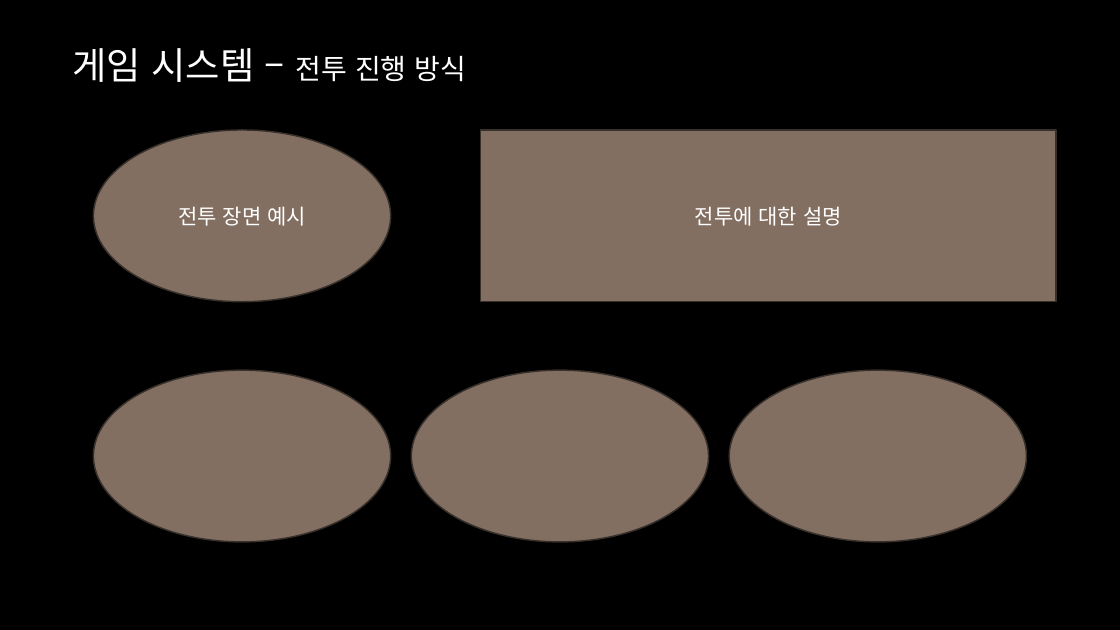
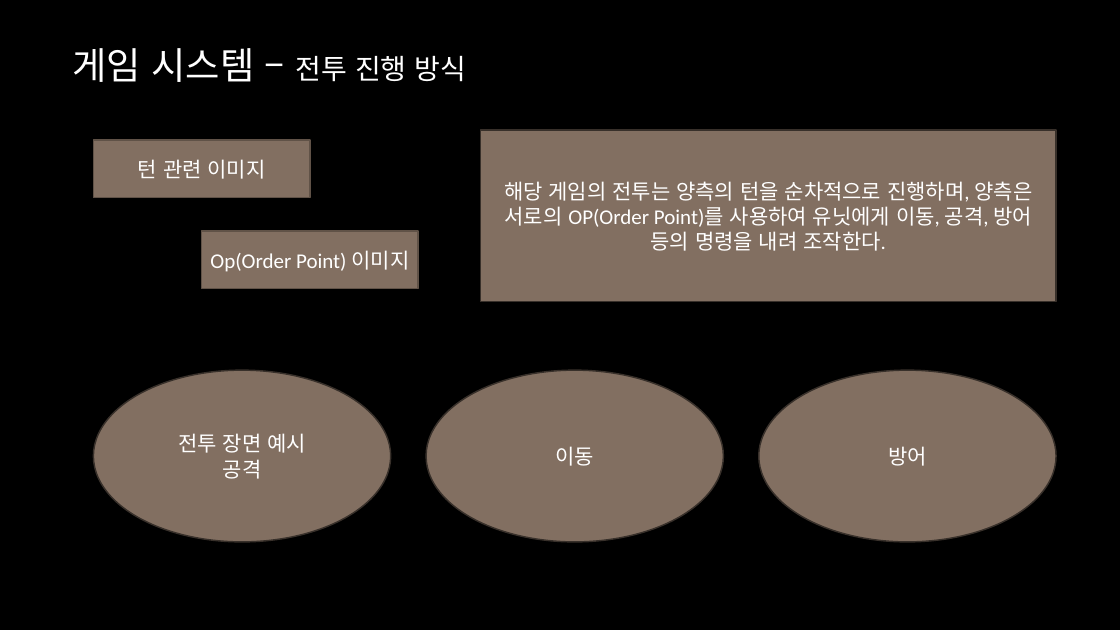
Before and after one commit to yjk0401/unityenginebasic_9th, a slide deck: slide 3 of 기획/SRPG/Srpg 기획서.pptx. Drawn at 1120x630 pixels with LibreOffice and Linux fonts; fonts in the diff are those of the drawing; background and template pictures are left out. Boxes give left, top, right and bottom in pixels: in the first picture for what was removed or moved away, otherwise in the second. Text is boxed around its words. In the diff, an @@ line names an element or a change of style, - is before the commit and + after.

```diff
--- a/기획/SRPG/Srpg 기획서.pptx
+++ b/기획/SRPG/Srpg 기획서.pptx
@@ rectangle added at (x1=93, y1=140, x2=310, y2=198), fill #826F61, outline #605248 1.25 pt, 18 pt, text #FFFFFF @@
+턴 관련 이미지
@@ text in rectangle at (x1=504, y1=181, x2=1032, y2=251): text changed @@
-전투에 대한 설명
+해당 게임의 전투는 양측의 턴을 순차적으로 진행하며, 양측은 서로의 OP(Order Point)를 사용하여 유닛에게 이동, 공격, 방어 등의 명령을 내려 조작한다.
@@ rectangle added at (x1=202, y1=231, x2=418, y2=289), fill #826F61, outline #605248 1.25 pt, 18 pt, text #FFFFFF @@
+Op(Order Point) 이미지
@@ ellipse "전투 장면 예시" moved from (x1=93, y1=130, x2=391, y2=302) to (x1=93, y1=371, x2=391, y2=542) @@
@@ ellipse removed at (x1=93, y1=371, x2=391, y2=542) @@
@@ ellipse "이동" moved from (x1=412, y1=371, x2=709, y2=542) to (x1=426, y1=371, x2=723, y2=542) @@
@@ ellipse removed at (x1=729, y1=371, x2=1027, y2=542) @@
@@ ellipse added at (x1=759, y1=371, x2=1056, y2=542), fill #826F61, outline #39312B 1.25 pt, 18 pt, text #FFFFFF @@
+방어
@@ text in ellipse at (x1=555, y1=446, x2=594, y2=466): text added @@
+이동
@@ text in ellipse at (x1=223, y1=459, x2=262, y2=479): paragraph added @@
+공격
```
Also in this commit, not shown: 5 other slides changed, 1 slide added, 1 slide removed.
